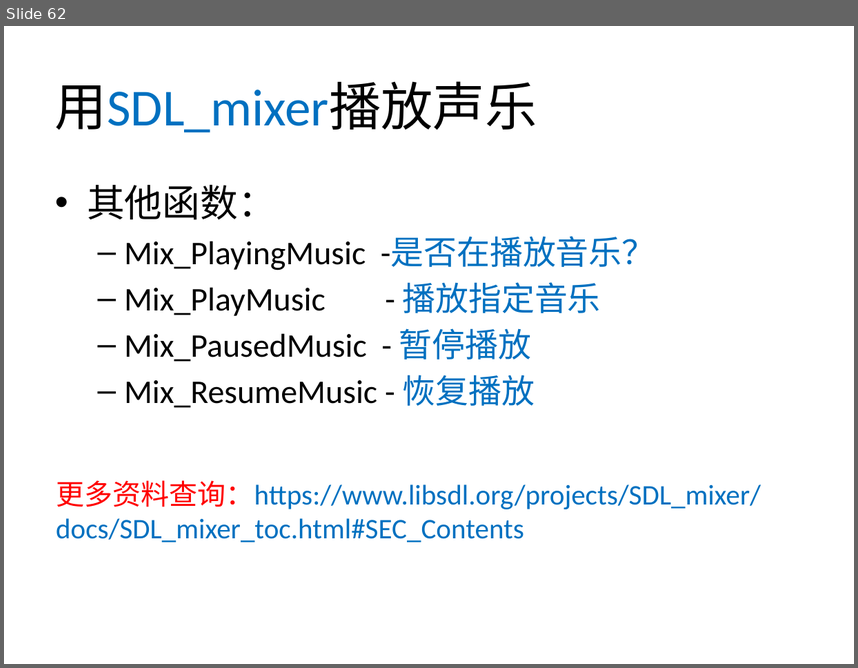
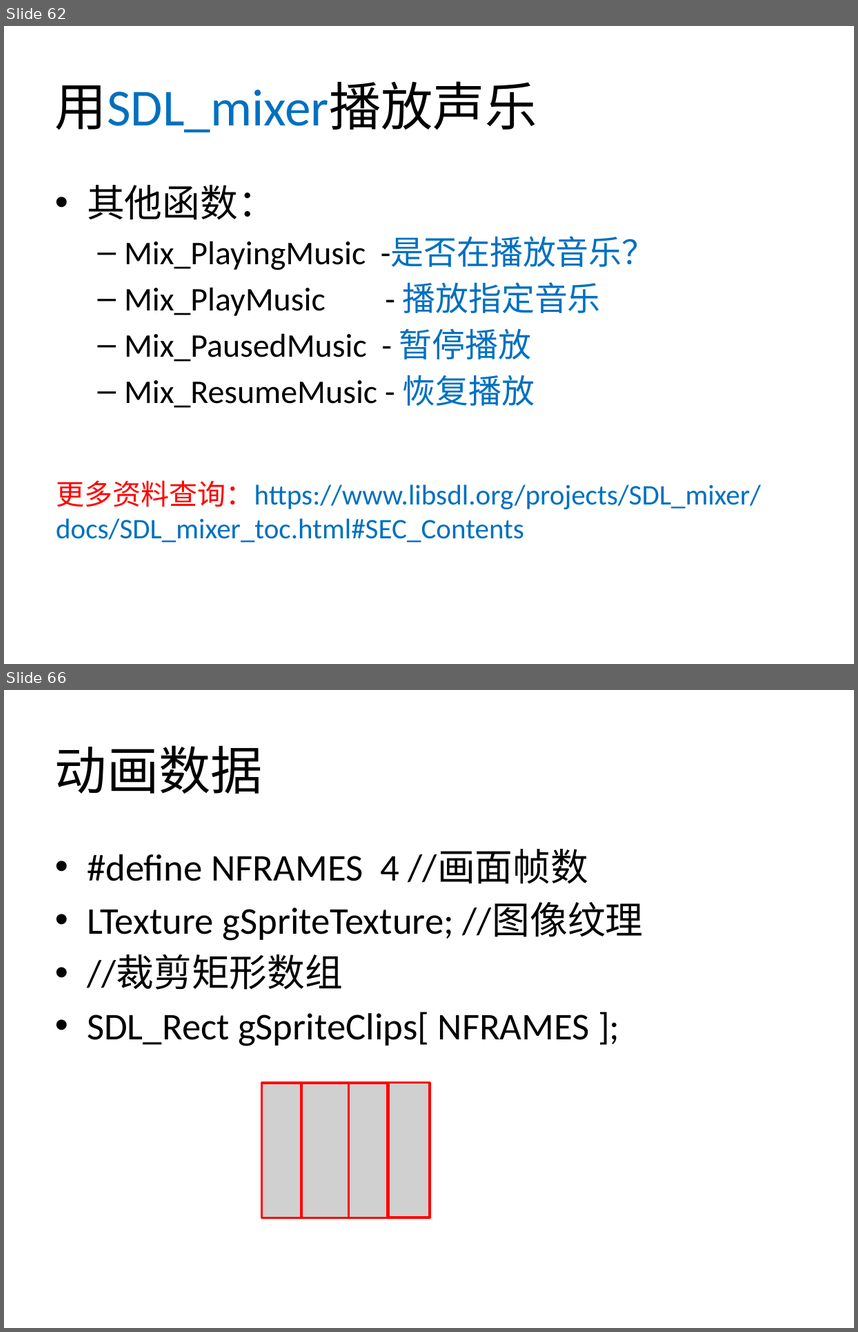
Before and after one commit to xinguo2015/SDL2Project2017, a slide deck: Tutorials/SDL2Tutorials.pptx. Shown one above the other, each under a label of ours: slide 62 before the commit, slides 62 and 66 after it; the slides between them are not shown. The pictures are 858x668 and 858x1332 pixels, drawn with LibreOffice and Linux fonts; fonts in the diff are those of the drawing; grey boxes stand for pictures; background and template pictures are left out. Boxes give left, top, right and bottom in pixels: in the first picture for what was removed or moved away, otherwise in the second. Text is boxed around its words. In the diff, an @@ line names an element or a change of style, - is before the commit and + after.

```diff
--- a/Tutorials/SDL2Tutorials.pptx
+++ b/Tutorials/SDL2Tutorials.pptx
@@ slide 66 added at <box>4,690,854,1328</box>, background #FFFFFF @@
@@ title added at <box>55,745,263,793</box>, 44 pt, text #000000 @@
+动画数据
@@ text added at <box>87,849,644,1046</box>, 32 pt, text #000000 @@
+• #define NFRAMES 4 //画面帧数
+• LTexture gSpriteTexture; //图像纹理
+• //裁剪矩形数组
+• SDL_Rect gSpriteClips[ NFRAMES ];
@@ group added at <box>261,1083,430,1217</box>: 4 rectangles, 1 picture @@
```
Also in this commit, not shown: 8 other slides added, 1 slide removed, 17 other files.
